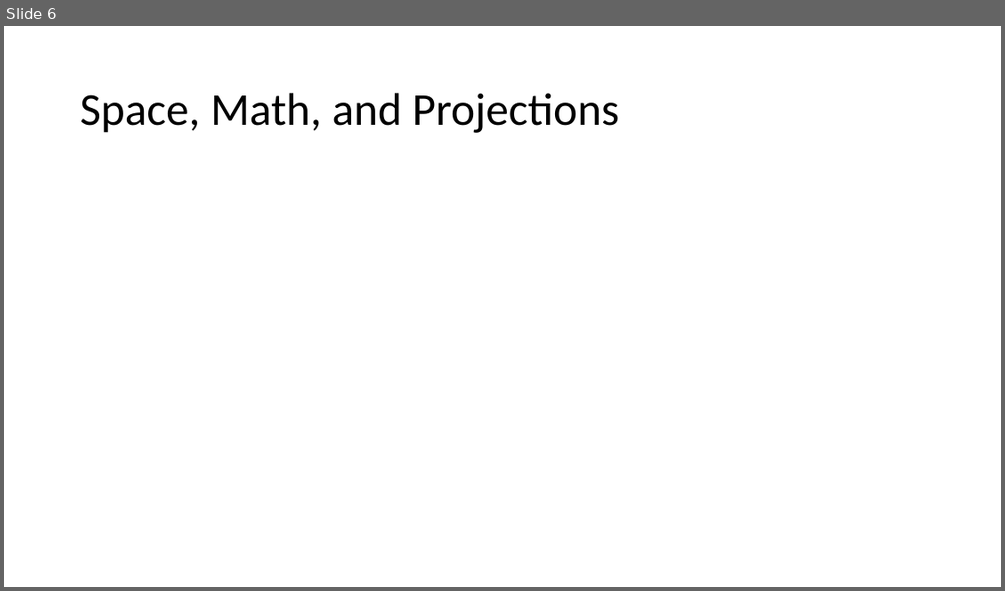
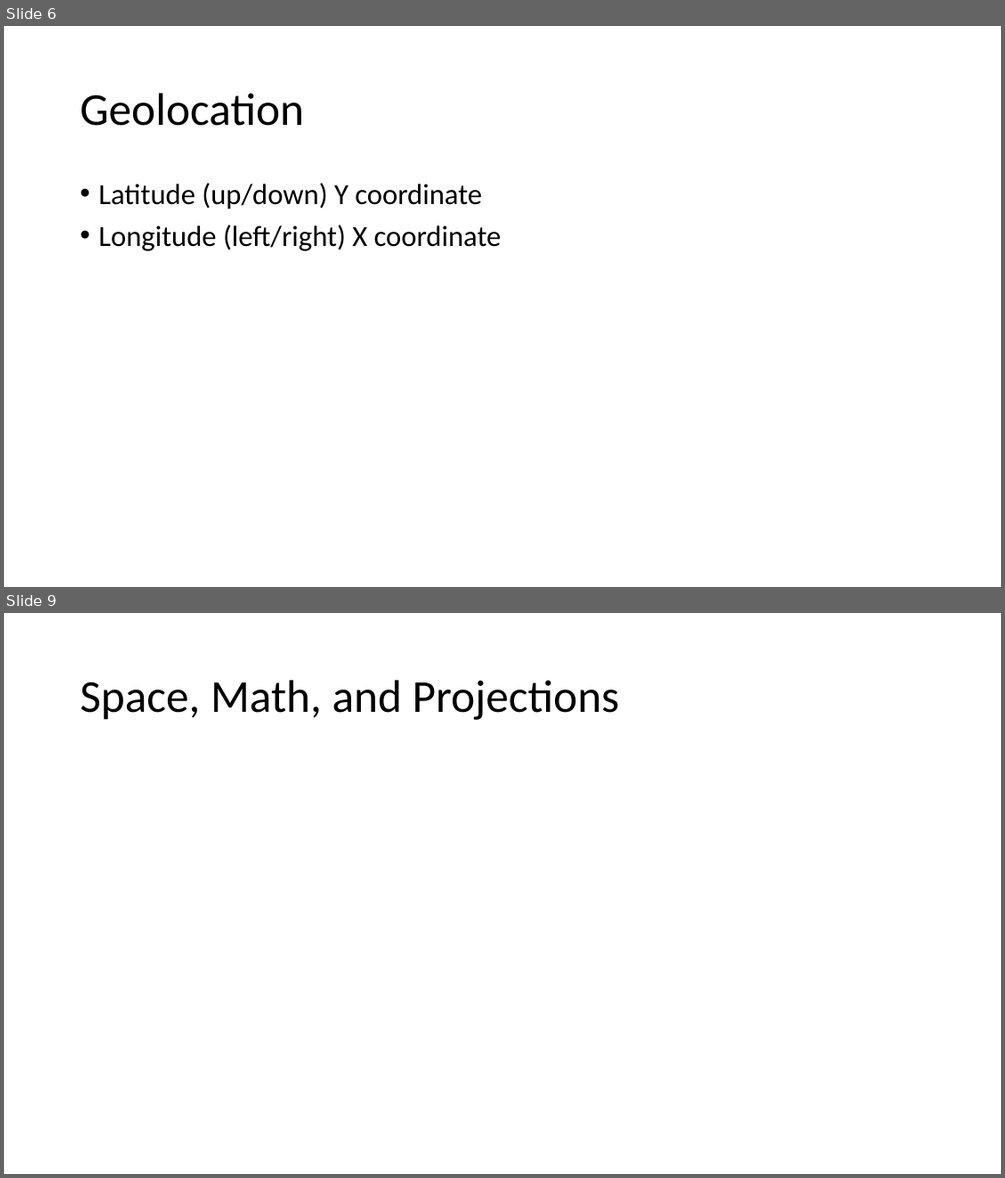
Before and after one commit to billinkc/presentations, a slide deck: IntegratingWeatherData/IntegratingWeatherData.pptx. Shown one above the other, each under a label of ours: slide 6 before the commit, slides 6 and 9 after it; the slides between them are not shown. The pictures are 1005x591 and 1005x1178 pixels, drawn with LibreOffice and Linux fonts; fonts in the diff are those of the drawing. Boxes give left, top, right and bottom in pixels: in the first picture for what was removed or moved away, otherwise in the second. Text is boxed around its words. In the diff, an @@ line names an element or a change of style, - is before the commit and + after.

```diff
--- a/IntegratingWeatherData/IntegratingWeatherData.pptx
+++ b/IntegratingWeatherData/IntegratingWeatherData.pptx
@@ slide 6 added at (4, 26, 1001, 587), background #FFFFFF @@
@@ title added at (80, 93, 304, 126), 44 pt, text #000000 @@
+Geolocation
@@ text added at (98, 183, 502, 251), 28 pt, text #000000 @@
+• Latitude (up/down) Y coordinate
+• Longitude (left/right) X coordinate
@@ what was slide 6 is now slide 9 @@
```
Also in this commit, not shown: 3 slides changed, 3 other slides added, 1 slide removed.
